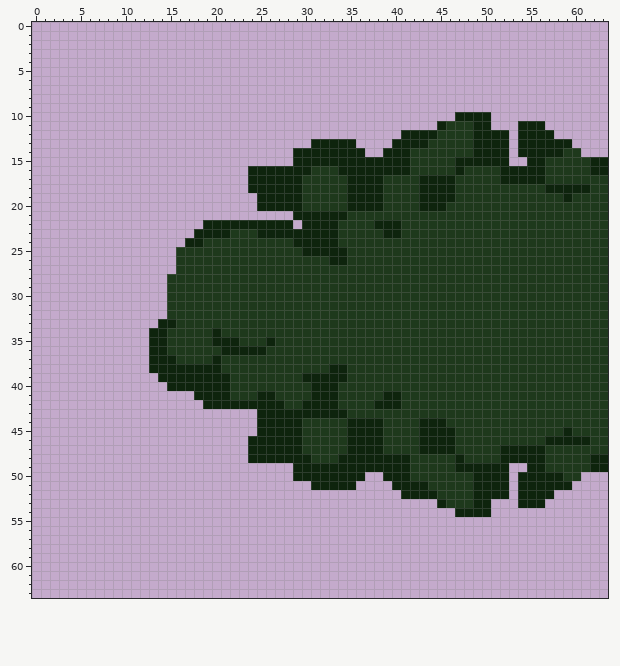
Pixel-art sprite: ItsyBitsySpider/Assets/Art Assets/Sprites/mosstile/hardenedmossleft.png. Above, as it was before the edit.
The file is 64x64 pixels. Colours within 5 levels of each other are drawn and written as one.
Now the later version:
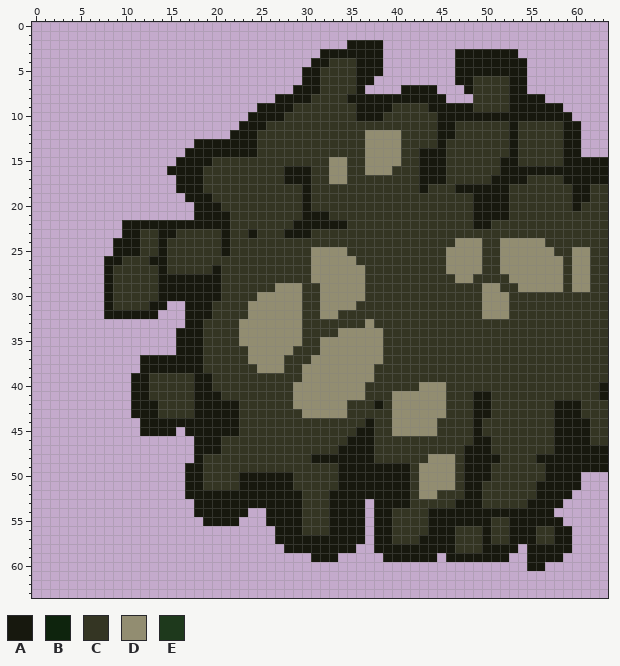
Palette (. is transparent): A #17180e  B #0e240d  C #343523  D #928d71  E #1e391c
The exact change:
Changed rows in their new state; - is an unchanged pixel.
first column x 8:
 2 ---------------------------AAAA-------------------------
 3 ------------------------AAAAAAA--------AAAAAAA----------
 4 -----------------------AACCCAAA--------AAAAAAAA---------
 5 ----------------------AACCCCAAA--------AAAAAAAA---------
 6 ----------------------AACCCCAA---------AACCCCAA---------
 7 ---------------------AAACCCCA----AAAA---ACCCCAA---------
 8 -------------------AAAACCCCAAAAAAAAAAA---CCCCAAAA-------
 9 -----------------AAAACCCCCCCAAAACCCCAAAAACCCCAAAAAA-----
10 ----------------AAAACCCCCCCCAAACCCCCCAAAAAAAAAAAAAAA----
11 ---------------AAACCCCCCCCCCCCCCCCCCCAACCCCCCACCCCCAA---
12 --------------AAACCCCCCCCCCCCDDDDCCCCAACCCCCCACCCCCAA---
13 ----------AAAAAAACCCCCCCCCCCCDDDDCCCCACCCCCCCACCCCCAA---
14 ---------AAAAAAAACCCCCCCCCCCCDDDDCCAAACCCCCCCACCCCCAA---
15 --------AAAACCCCCCCCCCCCCDDCCDDDDCCAAACCCCCCAACCCCCAAAAA
16 -------AAAACCCCCCCCCAAACCDDCCDDDCCCAAACCCCCCAAAAAAAAAAAA
17 --------AAACCCCCCCCCAAACCDDCCCCCCCCAAACCCCCAAAACCCCAAAAA
18 --------AAACCCCCCCCCCCACCCCCCCCCCCCACCCAAAAAACCCCCCCAACC
19 ---------AAACCCCCCCCCCACCCCCCCCCCCCCCCCCCAAAACCCCCCCAACC
20 ----------AAACCCCCCCCCACCCCCCCCCCCCCCCCCCAAAACCCCCCCACCC
21 ----------AAAACCCCCCCCAAACCCCCCCCCCCCCCCCAAAACCCCCCCCCCC
22 --AAAAAAAAAAAACCCCCCCAAAAAACCCCCCCCCCCCCCAACCCCCCCCCCCCC
23 --AACCAACCCCCACCACCCAAACCCCCCCCCCCCCCCCCCCCCCCCCCCCCCCCC
24 -AAACCACCCCCCACCCCCCCCCCCCCCCCCCCCCCCCCDDDCCDDDDDCCCCCCC
25 -AAACCACCCCCCACCCCCCCCCDDDDCCCCCCCCCCCDDDDCCDDDDDDCCDDCC
26 AACCCAACCCCCCCCCCCCCCCCDDDDDCCCCCCCCCCDDDDCCDDDDDDDCDDCC
27 ACCCCCACCCCCACCCCCCCCCCDDDDDDCCCCCCCCCDDDDCCDDDDDDDCDDCC
28 ACCCCCAAAAAAACCCCCCCCCCDDDDDDCCCCCCCCCCDDCCCCDDDDDDCDDCC
29 ACCCCCAAAAAAACCCCCCDDDCCDDDDDCCCCCCCCCCCCCDDCCDDDDDCDDCC
30 ACCCCCAAAAAAACCCCDDDDDCCDDDDDCCCCCCCCCCCCCDDDCCCCCCCCCCC
31 ACCCCAA..AAACCCCDDDDDDCCDDDDCCCCCCCCCCCCCCDDDCCCCCCCCCCC
32 AAAAAA-..AAACCCCDDDDDDCCDDCCCCCCCCCCCCCCCCDDDCCCCCCCCCCC
33 ------...AACCCCDDDDDDDCCCCCCCDCCCCCCCCCCCCCCCCCCCCCCCCCC
34 -----...AAACCCCDDDDDDDCCCCDDDDDCCCCCCCCCCCCCCCCCCCCCCCCC
35 -----...AAACCCCDDDDDDDCCDDDDDDDCCCCCCCCCCCCCCCCCCCCCCCCC
36 -----...AAACCCCCDDDDDCCCDDDDDDDCCCCCCCCCCCCCCCCCCCCCCCCC
37 ----AAAAAAACCCCCDDDDCCCDDDDDDDDCCCCCCCCCCCCCCCCCCCCCCCCC
38 ----AAAAAAACCCCCCDDDCCDDDDDDDDCCCCCCCCCCCCCCCCCCCCCCCCCC
39 ---AACCCCCAACCCCCCCCCCDDDDDDDDCCCCCCCCCCCCCCCCCCCCCCCCCC
40 ---AACCCCCAACCCCCCCCCDDDDDDDDCCCCCCDDDCCCCCCCCCCCCCCCCCA
41 ---AACCCCCAAACCCCCCCCDDDDDDDDCCCDDDDDDCCCAACCCCCCCCCCCCA
42 ---AAACCCCAAAAACCCCCCDDDDDDCCCACDDDDDDCCCAACCCCCCCAAACCC
43 ---AAACCCCAAAAACCCCCCCDDDDDCCCCCDDDDDDCCCAACCCCCCCAAACCC
44 ----AAAAAAAAAAACCCCCCCCCCCCCCACCDDDDDCCCCACCCCCCCCAAAACC
45 ----AAAA-AAAAAACCCCCCCCCCCCCAACCDDDDDCCCCACCCCCCCCAAAACC
46 ----------AAACCCCCCCCCCCCCCAAACCCCCCCCCCCAACCCCCCCAAAACC
47 ----------AAACCCCCCCCCCCCCAAAACCCCCCCCCCAAACCCCCCCAAAAAA
48 ----------ACCCCCCCCCCCCAAAAAAACCCCCCDDDCAAAACCCCAAAAAAAA
49 ---------AACCCCCCCCCCCCCCCAAAAAAAACDDDDCAAACCCCCCAAAAAAA
50 ---------AACCCCAAAAAACCCCCAAAAAAAACDDDDCAAACCCCCCAAAA---
51 ---------AACCCCAAAAAACCCCCAAAAAAAACDDDDCAACCCCCCAAAAA---
52 ---------AAAAAAAAAAAAACCCAAAAAAAAACDDCCCAACCCCCCAAAA----
53 ----------AAAAAAAAAAAACCCAAAA-AAAACCCCCAAACCCCCAAAA-----
54 ----------AAAAAA--AAAACCCAAAA-AACCCCAAAAAAAAAAAAAA------
55 -----------AAAA---AAAACCCAAAA-AACCCCAAAAAAACCAAAAAA-----
56 -------------------AAACCCAAAA-AACCCCAAACCCACCAAACCAA----
57 -------------------AAAAAAAAAA-AACCCAAAACCCACCAAACCAA----
58 --------------------AAAAAAAA--AAAAAAAAACCCAAAA-AAAAA----
59 -----------------------AAA-----AAAAAA-AAAAAAA--AAAA-----
60 -----------------------------------------------AA-------
Pixel boxes of the changes (left, top, right, bottom) in both pictures:
changed: (104, 40, 608, 571)
